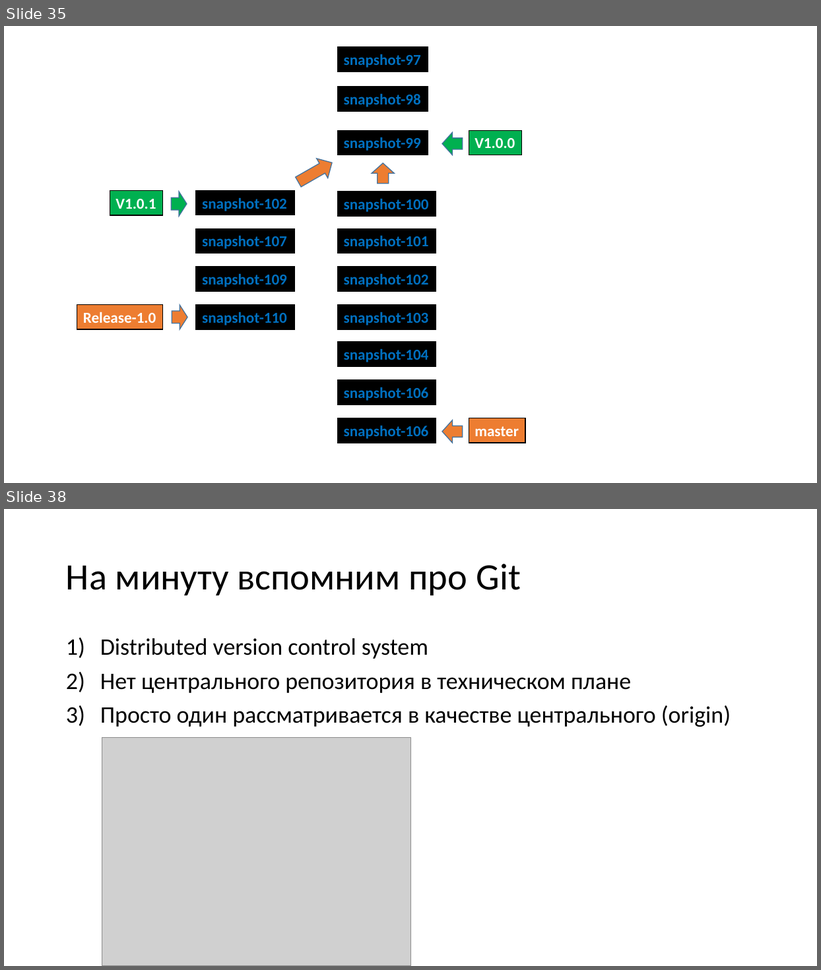
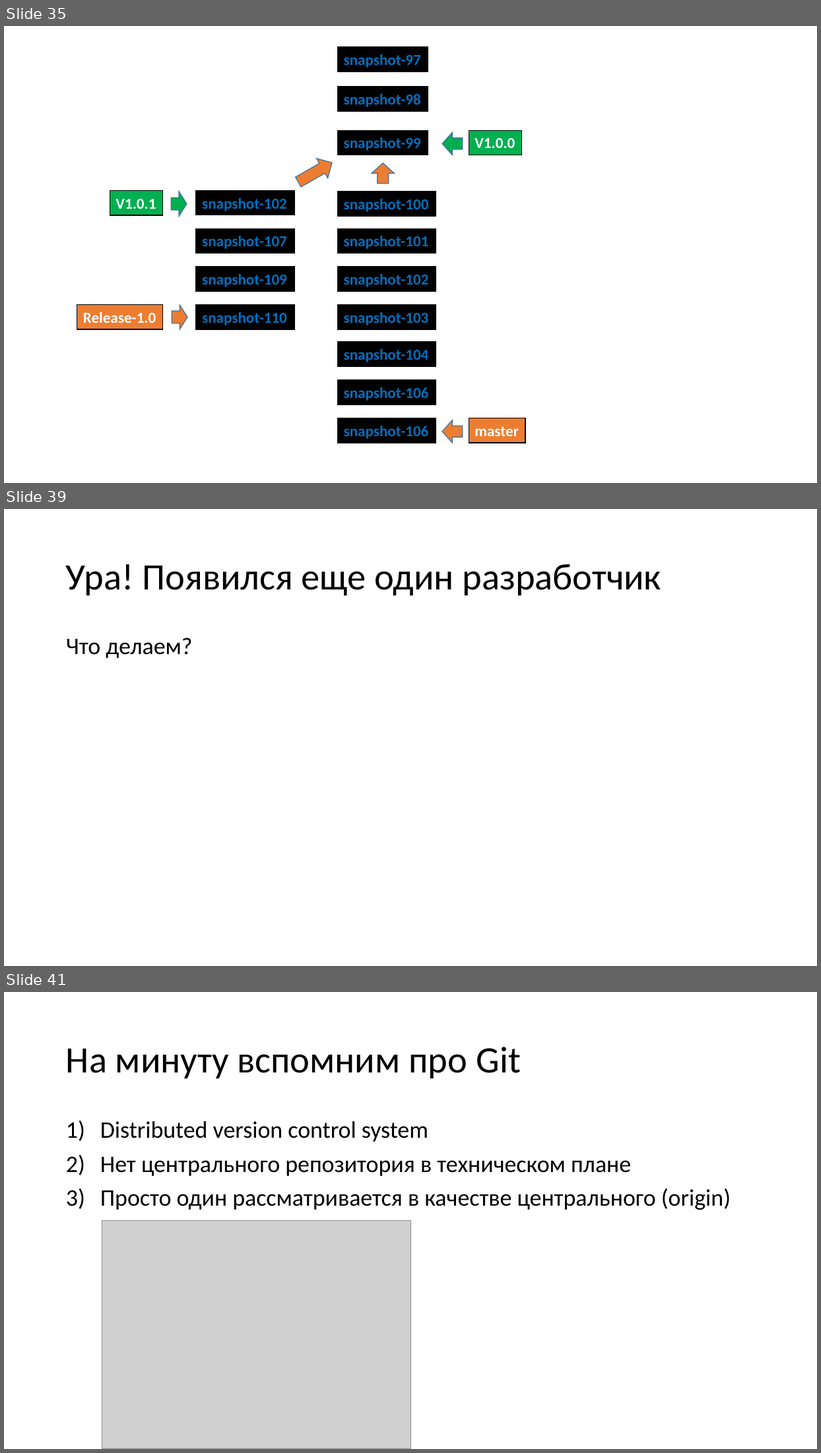
Before and after one commit to dzmitry-varabei/front-end-course, a slide deck: git-commit-code-review/Presentation1.pptx. Shown one above the other, each under a label of ours: slides 35 and 38 before the commit, slides 35, 39 and 41 after it; the slides between them are not shown. The pictures are 821x970 and 821x1453 pixels, drawn with LibreOffice and Linux fonts; fonts in the diff are those of the drawing; grey boxes stand for pictures. Boxes give left, top, right and bottom in pixels: in the first picture for what was removed or moved away, otherwise in the second. Text is boxed around its words. In the diff, an @@ line names an element or a change of style, - is before the commit and + after.

```diff
--- a/git-commit-code-review/Presentation1.pptx
+++ b/git-commit-code-review/Presentation1.pptx
@@ slide 39 added at [4, 509, 817, 966], background #FFFFFF @@
@@ title added at [66, 564, 662, 596], 44 pt, text #000000 @@
+Ура! Появился еще один разработчик
@@ text added at [66, 638, 192, 658], 28 pt, text #000000 @@
+Что делаем?
@@ what was slide 38 is now slide 41 @@
```
Also in this commit, not shown: 6 slides changed, 2 other slides added.
